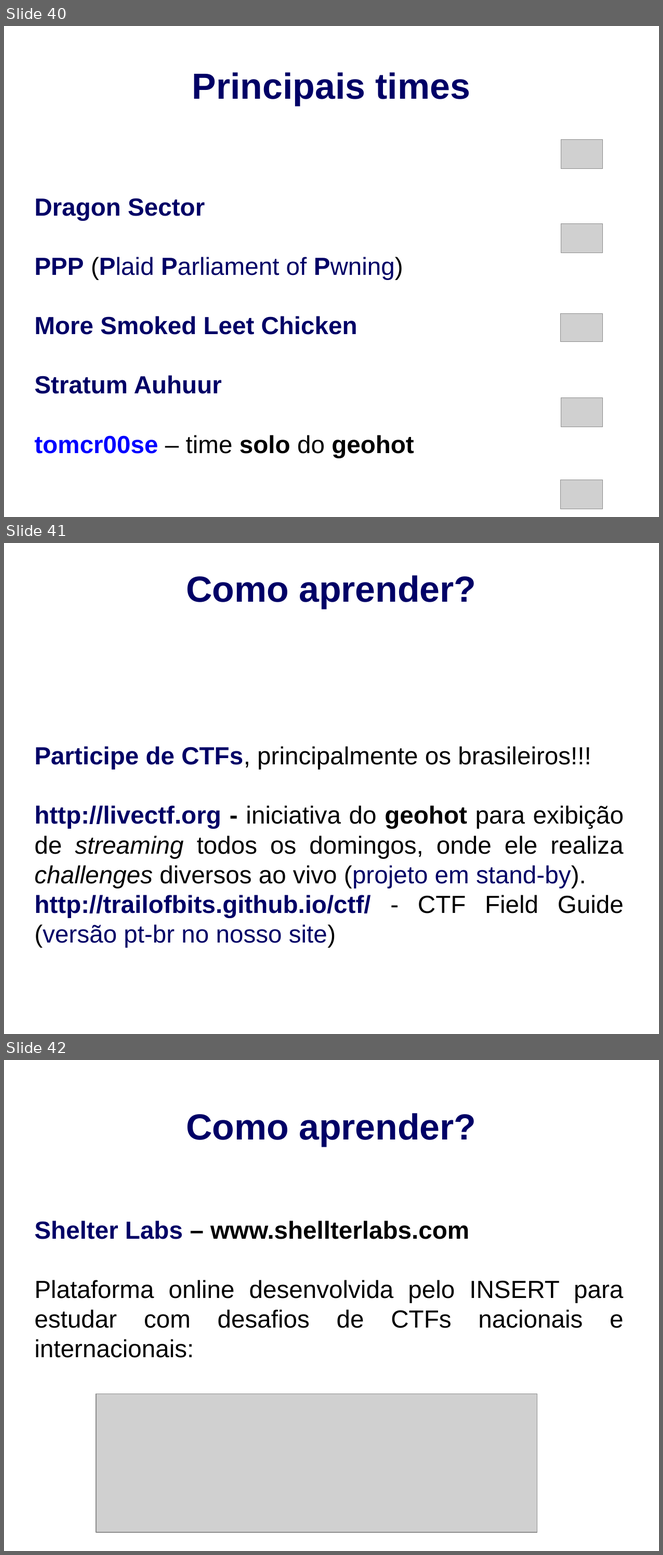
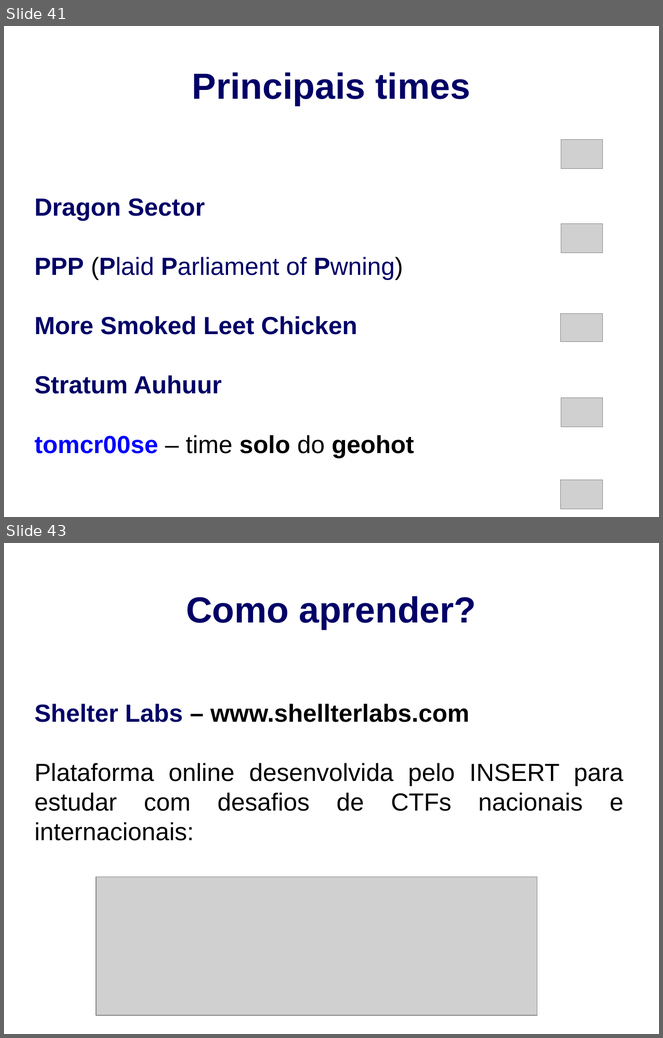
Before and after one commit to ctf-br/kit-palestrante, a slide deck: Versão Full/Palestra Full.odp. Shown one above the other, each under a label of ours: slides 40, 41 and 42 before the commit, slides 41 and 43 after it; the slides between them are not shown. The pictures are 663x1555 and 663x1038 pixels, drawn with LibreOffice and Linux fonts; fonts in the diff are those of the drawing; grey boxes stand for pictures. Boxes give left, top, right and bottom in pixels: in the first picture for what was removed or moved away, otherwise in the second. Text is boxed around its words. In the diff, an @@ line names an element or a change of style, - is before the commit and + after.

Commit message:
Atualizados slides e chall fcrypto zipado para evitar ser corrompido.

```diff
--- a/Versão Full/Palestra Full.odp
+++ b/Versão Full/Palestra Full.odp
@@ slide 41 removed at (4, 543, 659, 1034), background #FFFFFF @@
@@ title removed at (186, 575, 476, 609) @@
-Como aprender?
@@ subtitle removed at (35, 746, 624, 948) @@
-Participe de CTFs, principalmente os brasileiros!!!
-http://livectf.org - iniciativa do geohot para exibição de streaming todos os domingos, onde ele realiza challenges diversos ao vivo (projeto em stand-by).
-http://trailofbits.github.io/ctf/ - CTF Field Guide (versão pt-br no nosso site)
@@ what was slide 40 is now slide 41 @@
@@ what was slide 42 is now slide 43 @@
```
Also in this commit, not shown: 3 slides changed, 2 slides added, 2 other files.
